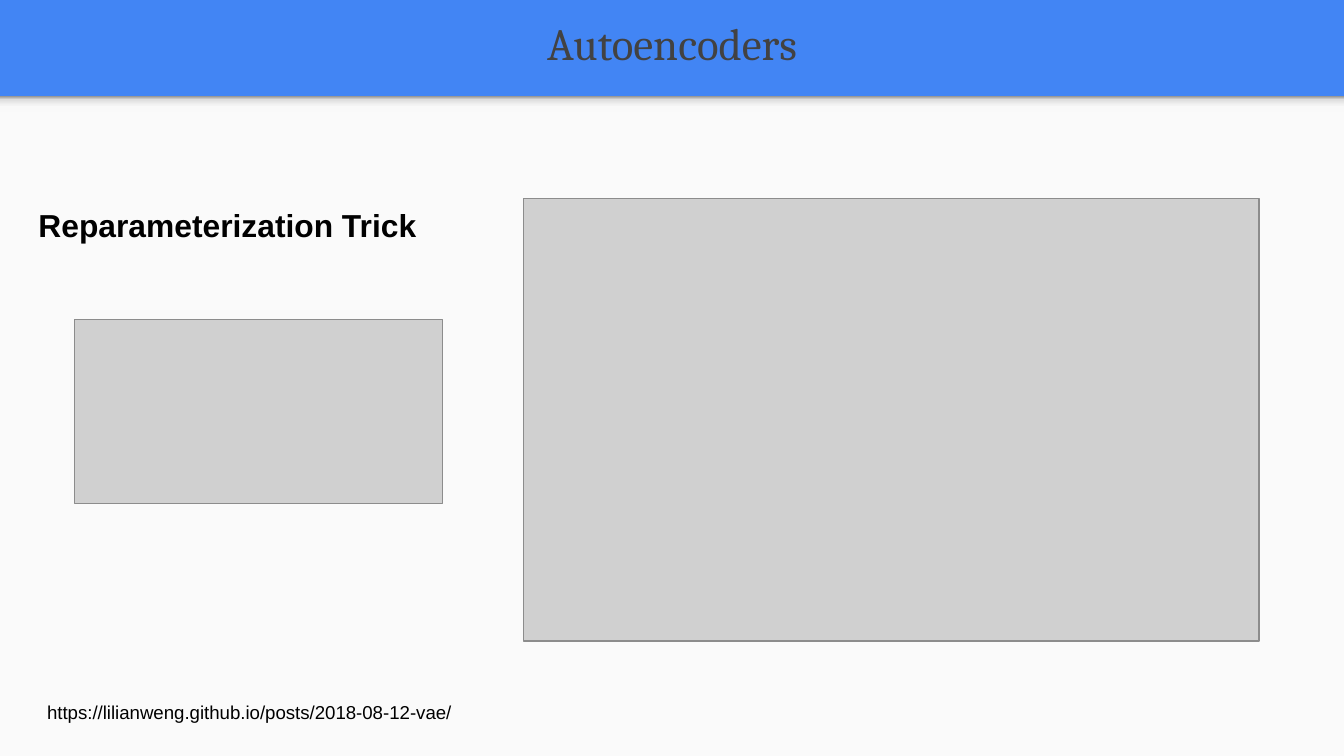
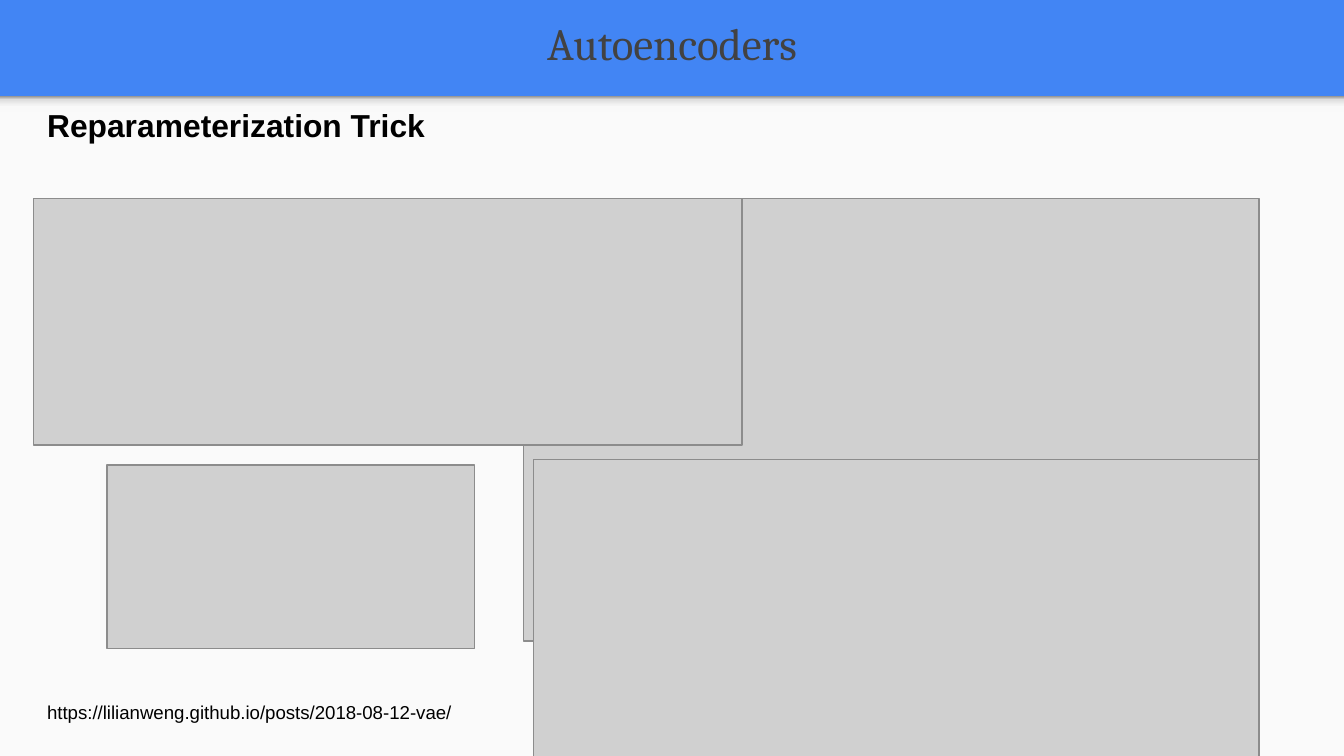
Before and after one commit to FIUBA-Posgrado-Inteligencia-Artificial/aprendizaje_profundo, a slide deck: slide 15 of clase_7/teoria/Clase_7.pptx (slide 14 before the commit). Drawn at 1344x756 pixels with LibreOffice and Linux fonts; fonts in the diff are those of the drawing; grey boxes stand for pictures. Boxes give left, top, right and bottom in pixels: in the first picture for what was removed or moved away, otherwise in the second. Text is boxed around its words. In the diff, an @@ line names an element or a change of style, - is before the commit and + after.

```diff
--- a/clase_7/teoria/Clase_7.pptx
+++ b/clase_7/teoria/Clase_7.pptx
@@ text "Reparameterization Trick": place and size @@
-text "Reparameterization Trick" at [38,214,416,243]
+text "Reparameterization Trick" at [47,114,425,143]
@@ picture added at [34,199,742,445] @@
@@ picture: place and size @@
-picture at [75,320,444,504]
+picture at [108,465,476,649]
@@ picture added at [534,460,1259,756] @@
```
Also in this commit, not shown: 12 other slides changed, 1 slide added, 5 other files.
